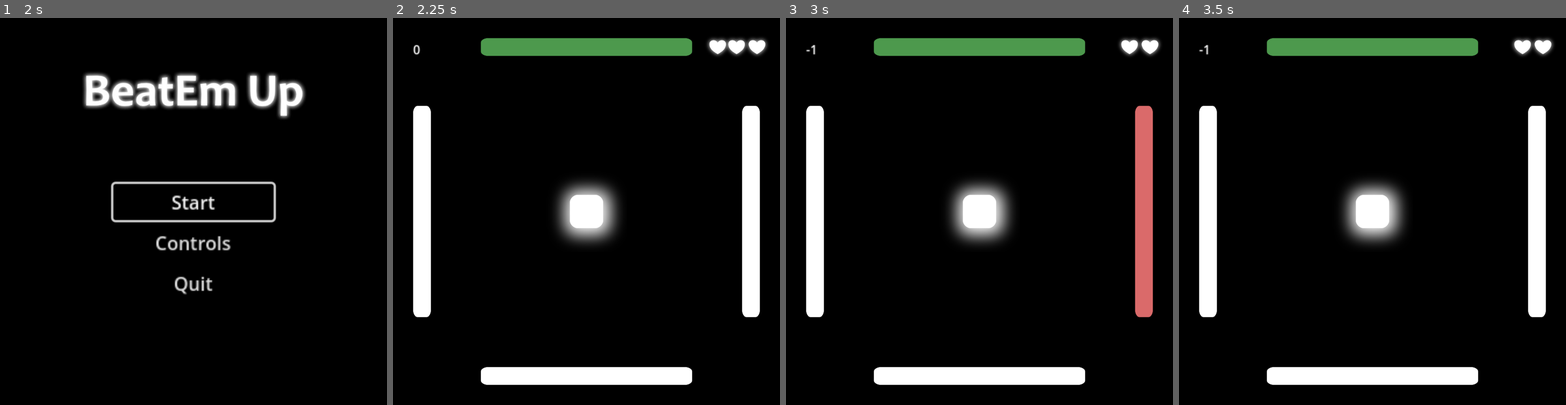
Above: before the commit, frames 1-4 (left to right).
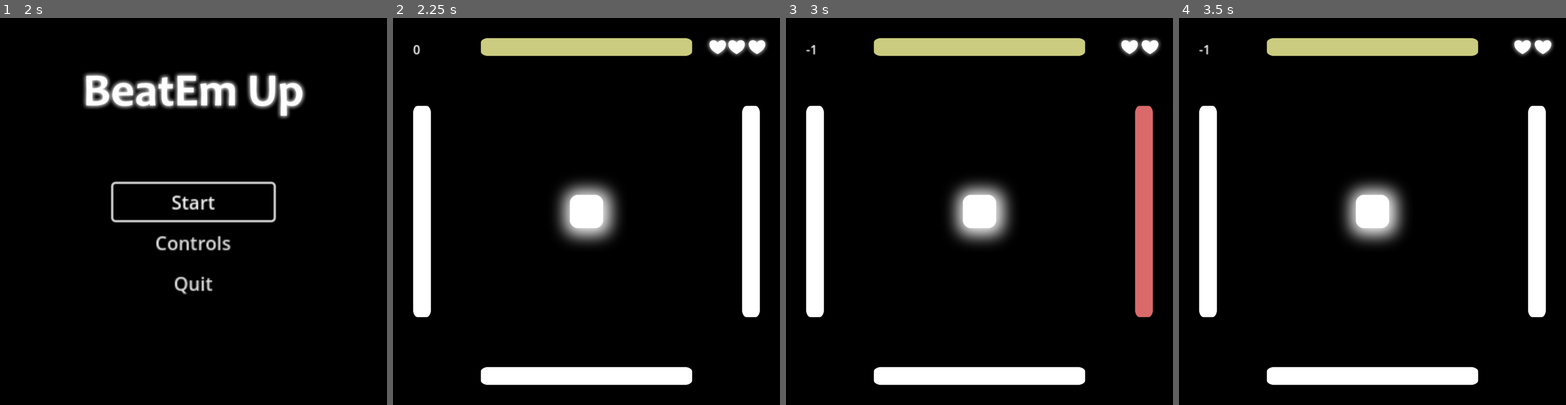
Above: after the commit, the same moments.

Repository: StrangerTNY/HAW_IS_Projekt
Game: Godot game, scene res://src/scenes/main.tscn
Same seed, same stepped clock (60 frames per second), same inputs: the game is played once before the commit and once after it. Sound files missing from this copy of the repository are replaced by a short silence.
Inputs:
- Up to frame 1 (2 s): click "Controls" at 0.5 s; click "Back" at 1.25 s
- Up to frame 2 (2.25 s): click "Start" at 2 s
- Up to frame 3 (3 s): tap Enter (ui_accept) at 2.75, 2.85 s; hold Right (ui_right) from 2.78 s (still down)
- Up to frame 4 (3.5 s): keep holding Right (ui_right); tap Enter (ui_accept) at 3.02, 3.32 s

Frame 1 is identical in both runs. In frame 2, 2.6% of the frame differs, in the area x 22-78%, y 5-10%; in frame 3, 2.6%; in frame 4, 2.6%.

Commit message:
Gelb Grün Wände
Anpassungen und Aufräumen

Diff:
--- a/src/scenes/controls.tscn
+++ b/src/scenes/controls.tscn
@@ -1,7 +1,8 @@
-[gd_scene load_steps=3 format=3 uid="uid://cjm6pbl7h2avy"]
+[gd_scene load_steps=4 format=3 uid="uid://cjm6pbl7h2avy"]
 
 [ext_resource type="Script" path="res://src/scripts/controls.gd" id="1_1p5gc"]
 [ext_resource type="Texture2D" uid="uid://chffauk8ak4t7" path="res://assets/screeni.png" id="1_nl8rt"]
+[ext_resource type="AudioStream" uid="uid://s3721bm45lhp" path="res://assets/Sounds/Menu_Navigate_03.mp3" id="3_480pi"]
 
 [node name="Control" type="Control"]
 layout_mode = 3
@@ -81,4 +82,9 @@
 scale = Vector2(0.3, 0.3)
 texture = ExtResource("1_nl8rt")
 
+[node name="NavigationSound" type="AudioStreamPlayer" parent="."]
+stream = ExtResource("3_480pi")
+volume_db = -25.752
+pitch_scale = 1.61
+
 [connection signal="pressed" from="VBoxContainer/BackButton" to="." method="_on_button_pressed"]
--- a/src/scenes/level_1.tscn
+++ b/src/scenes/level_1.tscn
@@ -1,6 +1,5 @@
 [gd_scene load_steps=9 format=3 uid="uid://4yv21okq2h3l"]
 
-[ext_resource type="Texture2D" uid="uid://chseddi1djpg1" path="res://assets/bg.png" id="1_1yv5o"]
 [ext_resource type="Script" path="res://src/scripts/level_1.gd" id="1_41c3x"]
 [ext_resource type="PackedScene" uid="uid://d14pp77mekt60" path="res://src/scenes/player.tscn" id="2_pvi5p"]
 [ext_resource type="PackedScene" uid="uid://dwfpwfxe3dtue" path="res://src/scenes/conductor.tscn" id="3_0exd4"]
@@ -9,14 +8,16 @@
 [ext_resource type="Script" path="res://src/scripts/scoreLabel.gd" id="6_cp1f3"]
 [ext_resource type="PackedScene" uid="uid://cc0dhib73o6jy" path="res://src/scenes/life.tscn" id="8_tpafo"]
 
+[sub_resource type="CanvasTexture" id="CanvasTexture_r51ah"]
+
 [node name="Level_1" type="Node2D"]
 script = ExtResource("1_41c3x")
 
 [node name="Sprite2D" type="Sprite2D" parent="."]
 modulate = Color(0, 0, 0, 1)
-position = Vector2(518, 543)
-scale = Vector2(6.025, 5.9)
-texture = ExtResource("1_1yv5o")
+position = Vector2(502, 497)
+scale = Vector2(1028, 1014)
+texture = SubResource("CanvasTexture_r51ah")
 
 [node name="Player" parent="." instance=ExtResource("2_pvi5p")]
 position = Vector2(500, 500)
--- a/src/scripts/controls.gd
+++ b/src/scripts/controls.gd
@@ -7,6 +7,10 @@
 func _ready() -> void:
 	$VBoxContainer/BackButton.grab_focus()
 
+func _process(delta):
+	if Input.is_action_just_pressed("ui_up") or Input.is_action_just_pressed("ui_down") or Input.is_action_just_pressed("ui_accept"):
+		$NavigationSound.play()
+
 # Weiterführung zum Hauptmenü
 func _on_button_pressed() -> void:
 	get_tree().change_scene_to_file("res://src/scenes/main.tscn")
--- a/src/scripts/gameOver.gd
+++ b/src/scripts/gameOver.gd
@@ -8,7 +8,8 @@
 
 # Called every frame. 'delta' is the elapsed time since the previous frame.
 func _process(delta: float) -> void:
-	pass
+	if Input.is_action_just_pressed("ui_up") or Input.is_action_just_pressed("ui_down") or Input.is_action_just_pressed("ui_accept"):
+		$NavigationSound.play()
 
 
 func _on_try_again_button_pressed() -> void:
--- a/src/scripts/single_wall.gd
+++ b/src/scripts/single_wall.gd
@@ -4,7 +4,8 @@
 # Verfärbung sind noch komisch und funktionieren ungünstig
 
 # Boolean ob Wand getroffen werden soll
-var hitMe = false
+var hitMeSoon : bool = false
+var hitMeNow : bool = false
 
 # Tween Animation
 var tweenColorChange
@@ -24,13 +25,14 @@
 	if body.is_in_group("Player"):
 		body.moveBack()
 
-		if hitMe:
+		if hitMeNow or hitMeSoon:
 			tweenColorChange.stop()
-			Global.addScore()
+			if hitMeNow:
+				Global.addScore()
 			tweenColorChange = create_tween()
 			tweenColorChange.tween_property($Sprite,"modulate",Color(1, 1, 1, 1),0.02)
-			hitMe = false
-			# $"../Hit_Sound".play()
+			hitMeNow = false
+			hitMeSoon = false
 		else:
 			$"../Fail_Sound".play()
 			emit_signal("localLoseLife")
@@ -44,8 +46,12 @@
 # Verfärbung in Farbe die getroffen werden soll
 func changingColor():
 	# wenn ich hier noch ein Argument nachfrage kann ich gucken
-	# an welcher Stelle ich mich im SOng befinde
-	# und kann die Wand "ablaufen" lassen
-	hitMe = true
-	tweenColorChange = create_tween()
-	tweenColorChange.tween_property($Sprite,"modulate",Color(0.3, 0.6, 0.3, 1),0) #0.5454 neu: .44117
+	# ob sich die Wall gelb oder grün färben muss
+	if hitMeSoon:
+		hitMeNow = true
+		tweenColorChange = create_tween()
+		tweenColorChange.tween_property($Sprite,"modulate",Color(0.3, 0.6, 0.3, 1),0) # Timing war: 0.5454 neu: .44117
+	else:
+		hitMeSoon = true
+		tweenColorChange = create_tween()
+		tweenColorChange.tween_property($Sprite,"modulate",Color(0.8,0.8,0.5),0)
--- a/src/scripts/walls.gd
+++ b/src/scripts/walls.gd
@@ -4,6 +4,8 @@
 
 # Momentan noch random
 var randomList = [1,2,3,4]
+
+var lastWall = 1
 
 # Der mäßig funktionierende Versuch Timing anzupassen
 # und schlußendlich Schwierigkeit anzupassen
@@ -21,27 +23,28 @@
 func _ready() -> void:
 	randomize()
 	randomList.shuffle()
+	#get_node("wall_up").modulate = Color(1,0,0,1)
 	get_node("wall_up").changingColor()
 
 # Bei jedem nicht ausgesetztem Beat (!hold) wird
 # aus Liste ausgelesene passende Wand verfärbt
 func _on_conductor_beat(position) -> void:
 
-	#if !hold:
-	if smallCounter == randomList[0]:
-		get_node("wall_up").changingColor()
-	elif smallCounter == randomList[1]:
-		get_node("wall_right").changingColor()
-	elif smallCounter == randomList[2]:
-		get_node("wall_down").changingColor()
-	elif smallCounter == randomList[3]:
-		get_node("wall_left").changingColor()
 
-	# Idee war, dass jede Wand einmal dran ist bevor die erste
-	# nochmal dran ist. Funzt so aber nicht
+	# funzt noch nicht ganz
+	# manchmal werden 2 gleichzeitig verändert
+	if !hold:
+		colorChanger(smallCounter)
+		colorChanger(lastWall)
+
+	lastWall = smallCounter
+
 	if smallCounter >= 4:
 		randomize()
 		randomList.shuffle()
+		while randomList[0] == lastWall:
+			randomize()
+			randomList.shuffle()
 
 	smallCounter = (smallCounter % 4) + 1
 
@@ -60,6 +63,20 @@
 		bigCounter = 0
 		speedThreshold = 4
 
+func colorChanger(wallToChange):
+
+	if wallToChange == randomList[0]:
+		get_node("wall_up").changingColor()
+		#print("Oben")
+	elif wallToChange == randomList[1]:
+		get_node("wall_right").changingColor()
+		#print("Rechts")
+	elif wallToChange == randomList[2]:
+		get_node("wall_down").changingColor()
+		#print("Unten")
+	elif wallToChange == randomList[3]:
+		get_node("wall_left").changingColor()
+		#print("Links")
 
 func _on_lose_handler_lose_a_life() -> void:
 	emit_signal("loseALife")
Binary file removed: assets/bg.png
Not shown, removed: assets/bg.png.import
Binary file removed: assets/player.png
Not shown, removed: assets/player.png.import
Binary file removed: assets/portrait1.jpg
Not shown, removed: assets/portrait1.jpg.import
Binary file removed: assets/wall.png
Not shown, removed: assets/wall.png.import
